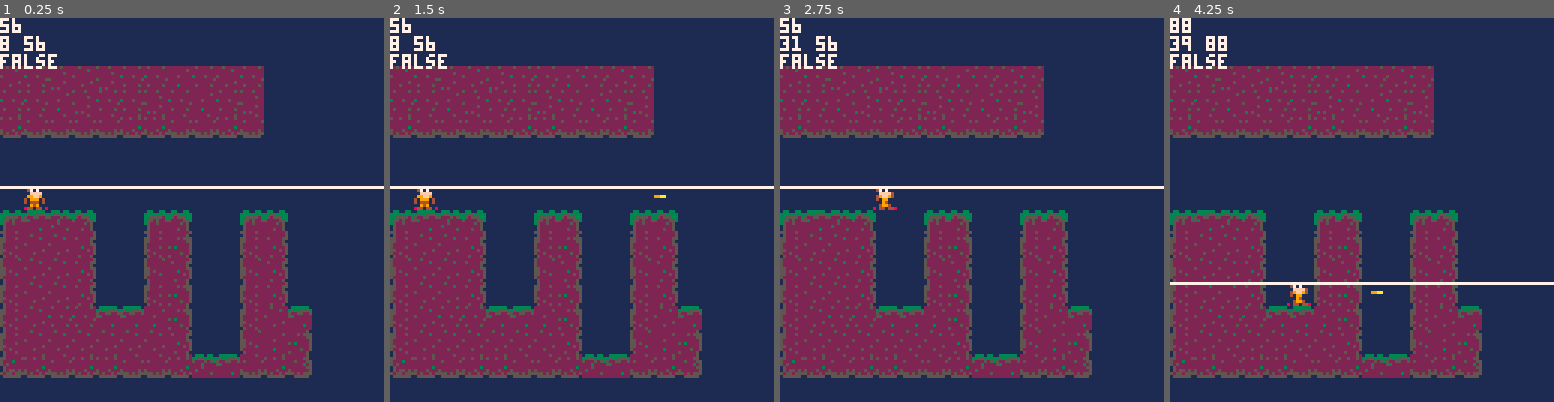
Above: before the commit, frames 1-4 (left to right).
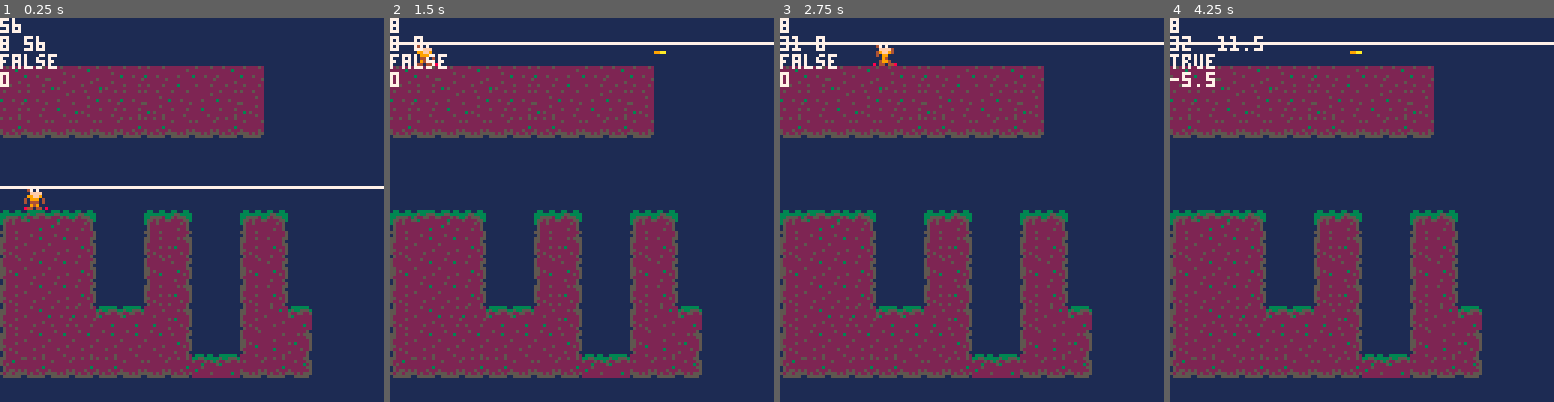
Above: after the commit, the same moments.

Repository: RicoP/picowiese
Game: PICO-8 cartridge mmm.p8
The game is run twice, just before and just after one commit, with the same random seed, the same clock (stepped at 60 frames per second) and the same inputs.
Inputs:
- Up to frame 1 (0.25 s): no input
- Up to frame 2 (1.5 s): tap X (X key) at 0.33, 1.07 s; tap O (Z key) at 0.7 s
- Up to frame 3 (2.75 s): hold Right 1.6-2.1 s; tap O (Z key) at 1.7, 2.1, 2.5 s; tap X (X key) at 1.85 s; hold Up 2.15-2.42 s; hold Right from 2.47 s (still down)
- Up to frame 4 (4.25 s): tap O (Z key) every 0.4 s from 2.9 to 4.1 s; tap X (X key) at 2.97, 4.08 s; release Right at 3.03 s; hold Left 3.08-3.58 s; hold Down 3.63-3.97 s; hold Right from 4.02 s (still down)

The runs differ from the first frame. In frame 1, less than 0.1% of the frame differs, in the area x 0-3%, y 14-18%; in frame 2, 2.1%; in frame 3, 2.1%; in frame 4, 2.4%, in the area x 0-100%, y 0-75%.

Commit message:
Mon Jun 17 21:41:15 CEST 2019

Diff:
--- a/mmm.p8
+++ b/mmm.p8
@@ -98,6 +98,7 @@
  print(p.groundlevel)
  print(p.x .. " " .. p.y)
  print(p.y < p.groundlevel)
+ print(p.jumpvel)
  g_frame = g_frame + 1
 end
 
@@ -132,8 +133,8 @@
 end
 
 function apply_hero_jumping2()
- if btnd(🅾️) and y == p.groundlevel then
-  jumpvel = p_jumpstrength
+ if btnd(🅾️) and p.y == p.groundlevel then
+  p.jumpvel = -p_jumpstrength
  end
 end
 
